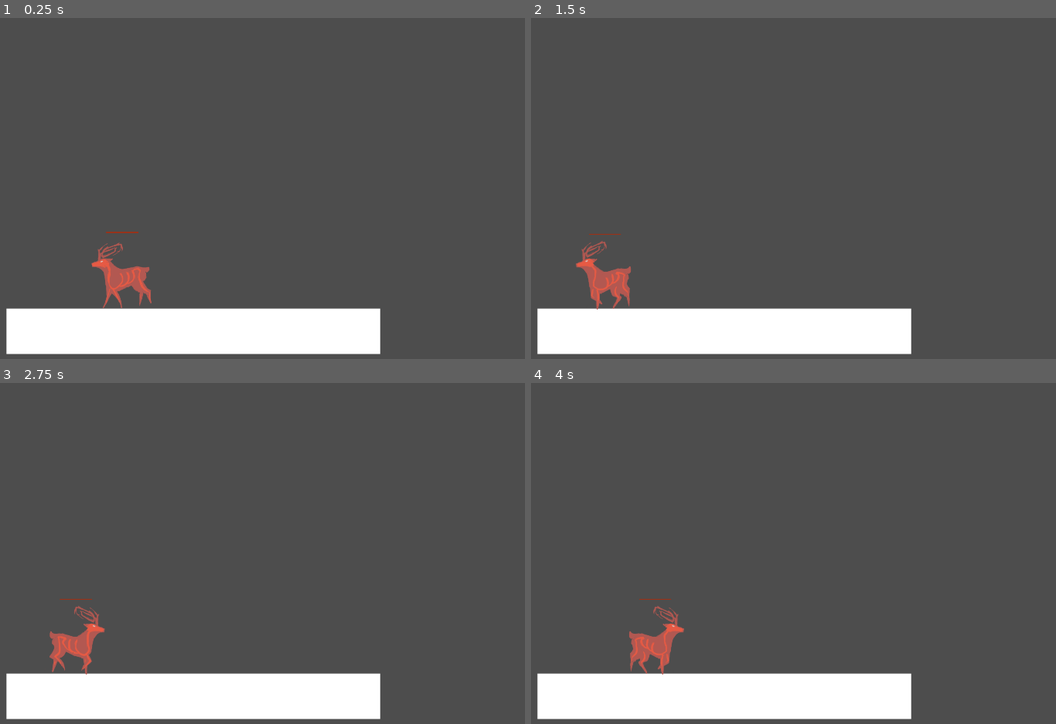
Above: before the commit, frames 1-4 (two rows, left to right).
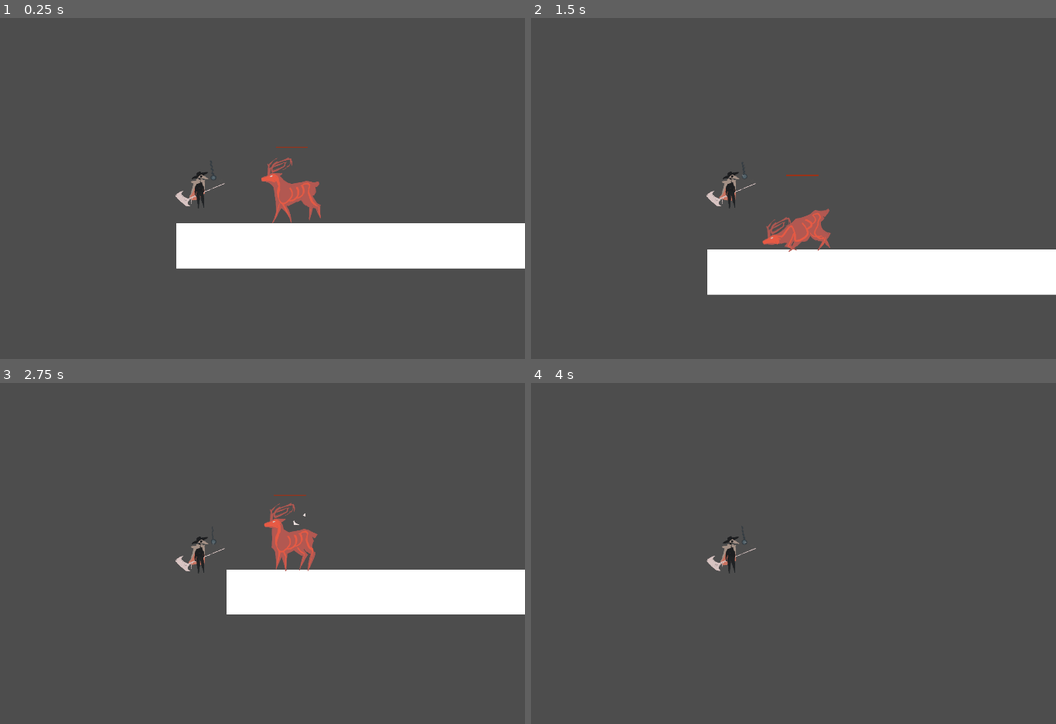
Above: after the commit, the same moments.

Repository: Vulcania/gamepathy2026
Game: Godot game, scene res://level/enemy test level.tscn
Two runs of this game, one before a commit and one after it. Both use one fixed random seed, a clock stepped at 60 frames per second and the inputs below. This scene is started directly instead of the project's main scene.
Inputs:
- Up to frame 1 (0.25 s): no input
- Up to frame 2 (1.5 s): hold Alt (block) 0.53-1.28 s; hold D (move_right) from 0.53 s (still down); tap Space (jump) at 0.77 s; tap S (duck) at 1.35 s
- Up to frame 3 (2.75 s): tap Space (jump) at 1.52 s; release D (move_right) at 2.03 s; hold A (move_left) from 2.03 s (still down); hold Shift (run) from 2.03 s (still down)
- Up to frame 4 (4 s): release A (move_left) at 2.78 s; release Shift (run) at 2.78 s; hold D (move_right) from 2.78 s (still down); tap Alt (block) at 2.85 s; tap Space (jump) at 3.02, 3.77 s; hold S (duck) from 3.53 s (still down)

The runs differ from the first frame. In frame 1, 21% of the frame differs, in the area x 1-100%, y 37-99%; in frame 2, 21%, in the area x 1-100%, y 42-99%; in frame 3, 19%; in frame 4, 11%.

Commit message:
little adjustments

Diff:
--- a/enemy/paper_clip_deer/paper_clip_deer.gd
+++ b/enemy/paper_clip_deer/paper_clip_deer.gd
@@ -75,10 +75,19 @@
 
 func _on_attack_area_area_entered(area: Area2D) -> void:
 	if area.get_parent() is Player && !hit:
-		$AnimationPlayer.play("Attack")
-		await get_tree().create_timer(2).timeout
+		can_attack = true
+		if can_attack:
+			$AnimationPlayer.play("Attack")
+			can_attack = false
+			await get_tree().create_timer(2).timeout
+			can_attack = true
+
+func increase_walk_count():
+	walk_count += 1
 
 func is_idle():
-	speed = 0
-	await get_tree().create_timer(2.3).timeout
-	speed = 120
+	if walk_count == 3:
+		speed = 0
+		$AnimationPlayer.play("Idle")
+		await get_tree().create_timer(2.3).timeout
+		speed = 120
--- a/enemy/paper_clip_deer/paper_clip_deer.tscn
+++ b/enemy/paper_clip_deer/paper_clip_deer.tscn
@@ -66,6 +66,18 @@
 "update": 1,
 "values": [false, true, false]
 }
+tracks/2/type = "value"
+tracks/2/imported = false
+tracks/2/enabled = true
+tracks/2/path = NodePath(".:speed")
+tracks/2/interp = 1
+tracks/2/loop_wrap = true
+tracks/2/keys = {
+"times": PackedFloat32Array(0, 2.2666667),
+"transitions": PackedFloat32Array(1, 1),
+"update": 0,
+"values": [0.0, -120.0]
+}
 
 [sub_resource type="Animation" id="Animation_3ut8w"]
 resource_name = "Dead"
@@ -116,6 +128,17 @@
 "update": 1,
 "values": [ExtResource("2_up443"), ExtResource("3_3ut8w"), ExtResource("4_atoje"), ExtResource("5_2rbhp"), ExtResource("6_o3c86"), ExtResource("7_nmmr5"), ExtResource("2_up443")]
 }
+tracks/1/type = "method"
+tracks/1/imported = false
+tracks/1/enabled = true
+tracks/1/path = NodePath(".")
+tracks/1/interp = 1
+tracks/1/loop_wrap = true
+tracks/1/keys = {
+"times": PackedFloat32Array(),
+"transitions": PackedFloat32Array(),
+"values": []
+}
 
 [sub_resource type="Animation" id="Animation_u3s3c"]
 length = 0.001
@@ -142,6 +165,18 @@
 "transitions": PackedFloat32Array(1),
 "update": 1,
 "values": [true]
+}
+tracks/2/type = "value"
+tracks/2/imported = false
+tracks/2/enabled = true
+tracks/2/path = NodePath(".:speed")
+tracks/2/interp = 1
+tracks/2/loop_wrap = true
+tracks/2/keys = {
+"times": PackedFloat32Array(0),
+"transitions": PackedFloat32Array(1),
+"update": 0,
+"values": [-120.0]
 }
 
 [sub_resource type="Animation" id="Animation_rrkc6"]
@@ -159,6 +194,20 @@
 "transitions": PackedFloat32Array(1, 1, 1, 1, 1, 1, 1, 1, 1),
 "update": 1,
 "values": [ExtResource("8_tsgjs"), ExtResource("9_5j3qd"), ExtResource("10_ptjkb"), ExtResource("11_f8poy"), ExtResource("12_hfv6u"), ExtResource("13_nu1yx"), ExtResource("14_ba4od"), ExtResource("3_3ut8w"), ExtResource("8_tsgjs")]
+}
+tracks/1/type = "method"
+tracks/1/imported = false
+tracks/1/enabled = true
+tracks/1/path = NodePath(".")
+tracks/1/interp = 1
+tracks/1/loop_wrap = true
+tracks/1/keys = {
+"times": PackedFloat32Array(2.3),
+"transitions": PackedFloat32Array(1),
+"values": [{
+"args": [],
+"method": &"increase_walk_count"
+}]
 }
 
 [sub_resource type="AnimationLibrary" id="AnimationLibrary_up443"]
--- a/level/enemy test level.tscn
+++ b/level/enemy test level.tscn
@@ -1,6 +1,7 @@
 [gd_scene format=3 uid="uid://dl2akcggsov3b"]
 
 [ext_resource type="PackedScene" uid="uid://csu5w0vfgfkjt" path="res://enemy/paper_clip_deer/paper_clip_deer.tscn" id="1_ewf1m"]
+[ext_resource type="PackedScene" uid="uid://dqu1i03enuje5" path="res://player/player.tscn" id="2_e5fnx"]
 
 [sub_resource type="RectangleShape2D" id="RectangleShape2D_7tb46"]
 size = Vector2(1163, 132)
@@ -21,3 +22,8 @@
 
 [node name="PaperClipDeer" parent="Platform" unique_id=1517736822 instance=ExtResource("1_ewf1m")]
 position = Vector2(333, -134)
+
+[node name="Player" parent="." unique_id=1980571954 instance=ExtResource("2_e5fnx")]
+position = Vector2(433, 766)
+
+[node name="Camera2D" type="Camera2D" parent="Player" unique_id=1897090758]
--- a/player/player.tscn
+++ b/player/player.tscn
@@ -188,16 +188,42 @@
 &"run-to-idle": SubResource("Animation_hgm8h")
 }
 
+[sub_resource type="RectangleShape2D" id="RectangleShape2D_8pxes"]
+size = Vector2(22, 109)
+
+[sub_resource type="CircleShape2D" id="CircleShape2D_8pxes"]
+radius = 86.0
+
 [node name="Player" type="CharacterBody2D" unique_id=1980571954]
 script = ExtResource("1_oul6g")
 
-[node name="CollisionShape2D" type="CollisionShape2D" parent="." unique_id=210136726]
+[node name="Polygon2D" type="Polygon2D" parent="." unique_id=835250144]
+visible = false
+polygon = PackedVector2Array(-4, -14, 0, -16, 4, -14, 5, -11, 4, -9, 3, -8, 1, -8, 1, -6, 4, -4, 9, -7, 9, -6, 4, -3, 2, -4, 3, 4, 7, 12, 3, 14, 0, 7, -3, 14, -7, 12, -3, 4, -2, -4, -4, -3, -10, -6, -9, -7, -4, -4, -1, -6, -1, -8, -3, -8, -4, -9, -5, -11)
+
+[node name="CollisionShape2D" type="CollisionShape2D" parent="Polygon2D" unique_id=210136726]
 shape = SubResource("CapsuleShape2D_rkbax")
-
-[node name="Polygon2D" type="Polygon2D" parent="." unique_id=835250144]
-polygon = PackedVector2Array(-4, -14, 0, -16, 4, -14, 5, -11, 4, -9, 3, -8, 1, -8, 1, -6, 4, -4, 9, -7, 9, -6, 4, -3, 2, -4, 3, 4, 7, 12, 3, 14, 0, 7, -3, 14, -7, 12, -3, 4, -2, -4, -4, -3, -10, -6, -9, -7, -4, -4, -1, -6, -1, -8, -3, -8, -4, -9, -5, -11)
 
 [node name="Sprite2D" type="Sprite2D" parent="." unique_id=94848369]
 
 [node name="AnimationPlayer" type="AnimationPlayer" parent="." unique_id=1248370147]
 libraries/ = SubResource("AnimationLibrary_ig2t1")
+autoplay = &"Idle"
+
+[node name="CollisionShape2D" type="CollisionShape2D" parent="." unique_id=1725338669]
+position = Vector2(-49, -1.5)
+shape = SubResource("RectangleShape2D_8pxes")
+
+[node name="HitBox" type="Area2D" parent="." unique_id=1143861468]
+
+[node name="CollisionShape2D" type="CollisionShape2D" parent="HitBox" unique_id=2060181973]
+
+[node name="AttackArea" type="Area2D" parent="." unique_id=825963861]
+
+[node name="CollisionShape2D" type="CollisionShape2D" parent="AttackArea" unique_id=1701210703]
+
+[node name="MonitorArea" type="Area2D" parent="." unique_id=1363402120]
+
+[node name="CollisionShape2D" type="CollisionShape2D" parent="MonitorArea" unique_id=50398872]
+position = Vector2(-52, -14)
+shape = SubResource("CircleShape2D_8pxes")
